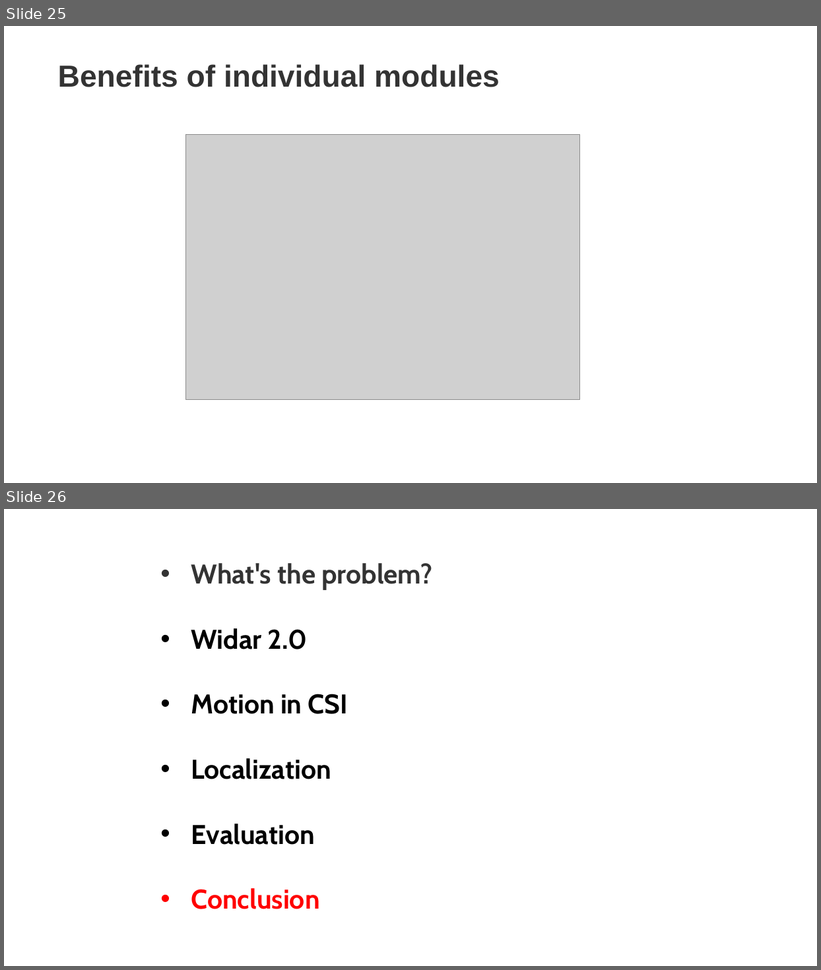
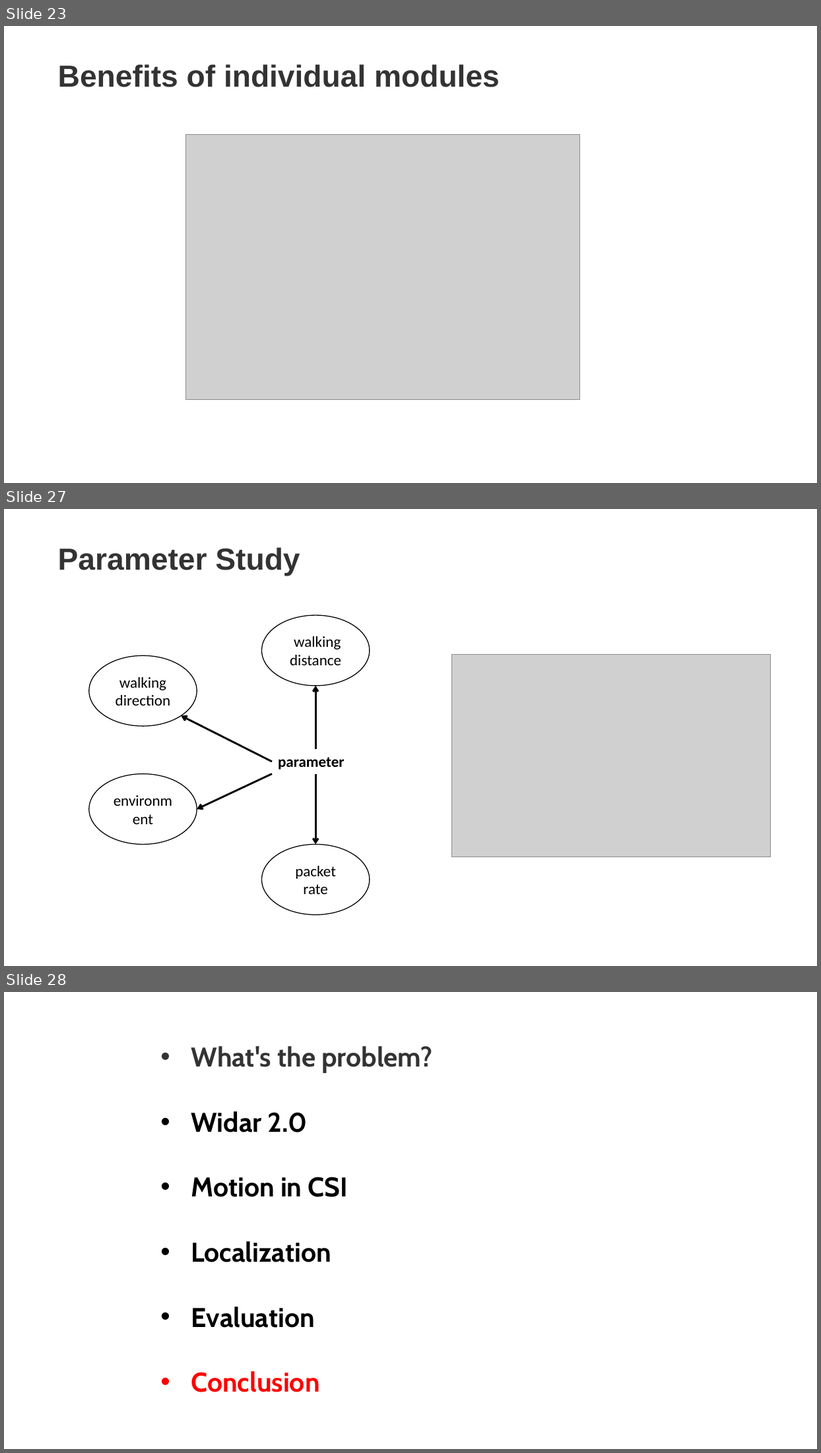
Before and after one commit to linxuyalun/courses, a slide deck: sjtu/iot/Widar2.0.pptx. Shown one above the other, each under a label of ours: slides 25 and 26 before the commit, slides 23, 27 and 28 after it; the slides between them are not shown. The pictures are 821x970 and 821x1453 pixels, drawn with LibreOffice and Linux fonts; fonts in the diff are those of the drawing; grey boxes stand for pictures. Boxes give left, top, right and bottom in pixels: in the first picture for what was removed or moved away, otherwise in the second. Text is boxed around its words. In the diff, an @@ line names an element or a change of style, - is before the commit and + after.

```diff
--- a/sjtu/iot/Widar2.0.pptx
+++ b/sjtu/iot/Widar2.0.pptx
@@ slide 27 added at (4,509,817,966), background #FFFFFF @@
@@ text added at (58,547,300,576), 36 pt, text #333333, bold @@
+Parameter Study
@@ ellipse added at (262,615,370,686), outline #000000 1 pt, 18 pt, text #000000 @@
+walking distance
@@ ellipse added at (88,656,197,727), outline #000000 1 pt, 18 pt, text #000000 @@
+walking direction
@@ picture added at (451,655,771,857) @@
@@ arrow added from (316, 749) to (316, 686), #000000 2.25 pt @@
@@ arrow added from (272, 762) to (181, 716), #000000 2.25 pt @@
@@ text added at (278,757,345,770), 18 pt, text #000000, bold @@
+parameter
@@ ellipse added at (88,774,197,845), outline #000000 1 pt, 18 pt, text #000000 @@
+environment
@@ arrow added from (272, 774) to (197, 809), #000000 2.25 pt @@
@@ arrow added from (316, 774) to (316, 844), #000000 2.25 pt @@
@@ ellipse added at (262,844,370,916), outline #000000 1 pt, 18 pt, text #000000 @@
+packet rate
@@ what was slide 25 is now slide 23 @@
@@ what was slide 26 is now slide 28 @@
```
Also in this commit, not shown: 2 slides changed, 8 other slides added, 7 slides removed.
